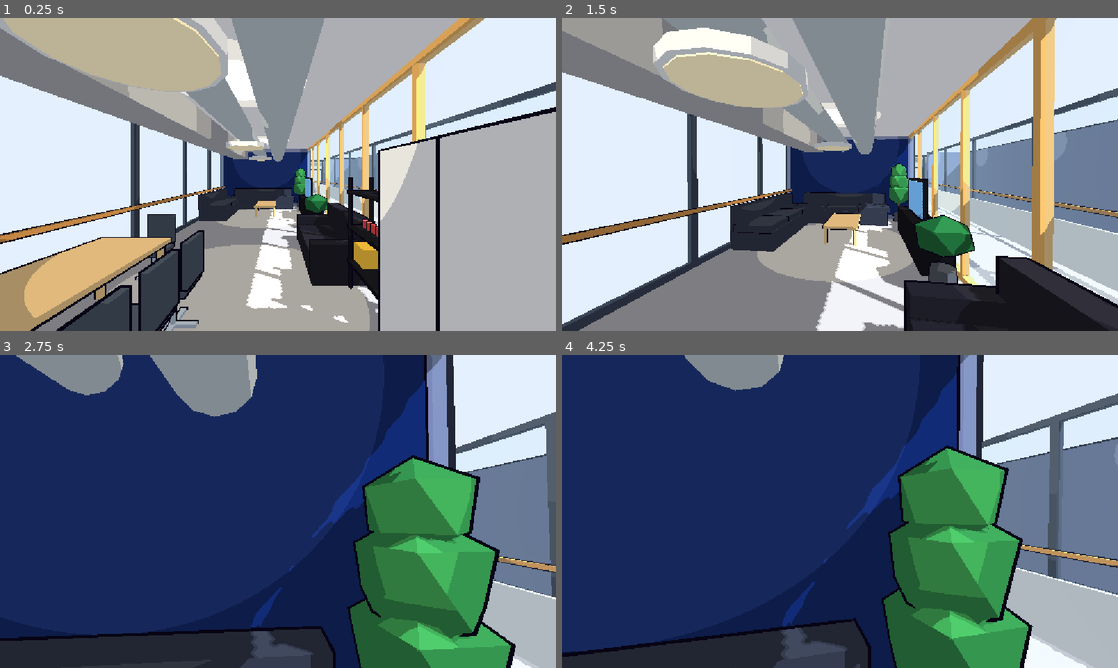
Above: before the commit, frames 1-4 (two rows, left to right).
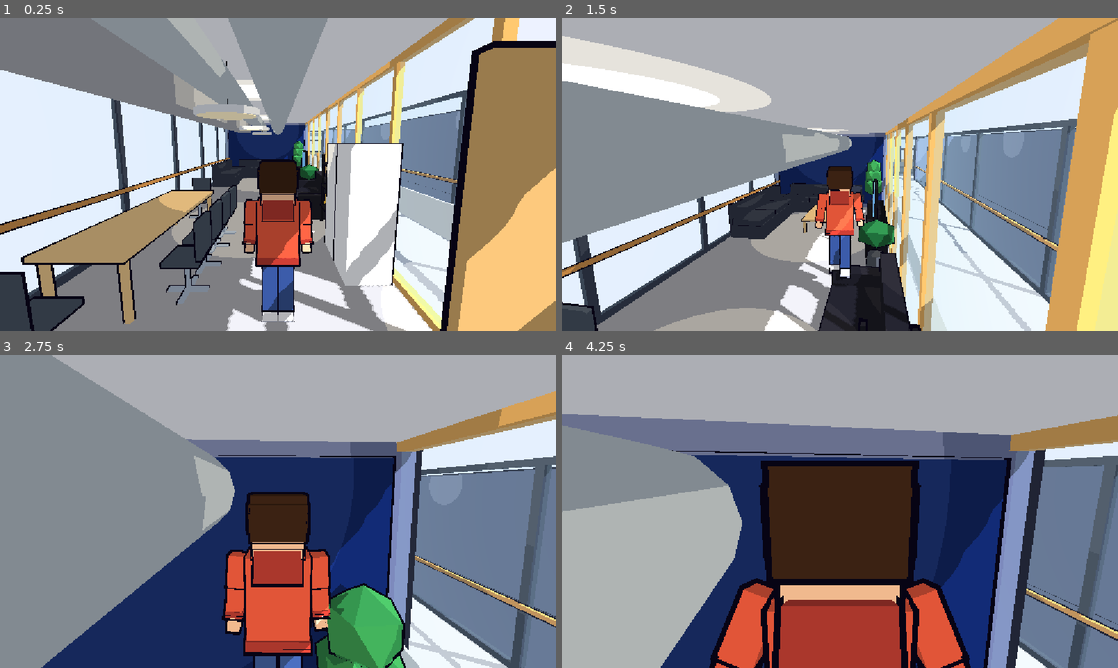
Above: after the commit, the same moments.

Repository: AJC0520/student_game
Game: Godot game, scene res://scenes/main.tscn
Two runs of this game, one before a commit and one after it. Both use one fixed random seed, a clock stepped at 60 frames per second and the inputs below.
Inputs (mouse positions are in pixels of both pictures, inside the frame that each line leads up to):
- Up to frame 1 (0.25 s): no input
- Up to frame 2 (1.5 s): tap Enter at 0.5 s; move the mouse to (867, 174) at 0.52 s; hold Shift (sprint) 0.53-1.28 s; hold W (move_forward) from 0.53 s (still down); tap Space (jump, bound only after the commit) at 0.77, 0.8, 1.07, 1.35 s; move the mouse to (812, 174) at 1.27 s
- Up to frame 3 (2.75 s): keep holding W (move_forward); tap Space (jump, bound only after the commit) at 1.52, 1.82, 2.3 s; tap Shift (sprint) at 1.55 s; move the mouse to (289, 505) at 2.02 s; hold Shift (sprint) from 2.03 s (still down)
- Up to frame 4 (4.25 s): keep holding W (move_forward); move the mouse to (834, 517) at 2.77 s; release Shift (sprint) at 2.78 s; tap Shift (sprint) at 2.85 s; tap Space (jump, bound only after the commit) at 3.02, 3.32, 3.6, 3.77, 4.07 s; move the mouse to (878, 514) at 3.52 s

The runs differ from the first frame. In frame 1, 72% of the frame differs, in the area x 0-100%, y 0-100%; in frame 2, 73%; in frame 3, 85%; in frame 4, 92%.

Commit message:
feat(player): add third-person controller with jump and character model
Replaces the first-person walker with an orbit camera on a spring arm, adds a Blender-built character model that turns toward the walking direction, a jump action on Space, and the toon material colors for the character.

Diff:
--- a/godot_project/assets/material_colors.json
+++ b/godot_project/assets/material_colors.json
@@ -164,6 +164,11 @@
   0.66,
   0.42
  ],
+ "Toon_Drawstring": [
+  0.95,
+  0.93,
+  0.88
+ ],
  "Toon_Duct": [
   0.7,
   0.74,
@@ -174,6 +179,11 @@
   0.62,
   0.32
  ],
+ "Toon_Eye": [
+  0.1,
+  0.1,
+  0.14
+ ],
  "Toon_FloorHall": [
   0.8,
   0.82,
@@ -219,11 +229,31 @@
   0.68,
   0.4
  ],
+ "Toon_Hair": [
+  0.24,
+  0.15,
+  0.1
+ ],
+ "Toon_Hoodie": [
+  0.9,
+  0.35,
+  0.25
+ ],
+ "Toon_HoodieDark": [
+  0.68,
+  0.23,
+  0.2
+ ],
  "Toon_Ink": [
   0.35,
   0.4,
   0.65
  ],
+ "Toon_Jeans": [
+  0.22,
+  0.32,
+  0.56
+ ],
  "Toon_Kettle": [
   0.75,
   0.78,
@@ -459,6 +489,16 @@
   0.85,
   0.9
  ],
+ "Toon_ShoeSole": [
+  0.6,
+  0.62,
+  0.7
+ ],
+ "Toon_ShoeWhite": [
+  0.95,
+  0.95,
+  0.97
+ ],
  "Toon_SignBar": [
   0.88,
   0.55,
@@ -474,6 +514,11 @@
   0.95,
   0.95
  ],
+ "Toon_Skin": [
+  0.96,
+  0.76,
+  0.62
+ ],
  "Toon_Snack": [
   0.95,
   0.75,
@@ -483,6 +528,11 @@
   0.2,
   0.22,
   0.28
+ ],
+ "Toon_TVGame": [
+  0.4,
+  0.65,
+  0.92
  ],
  "Toon_Tab": [
   0.8,
@@ -504,11 +554,6 @@
   0.62,
   0.62
  ],
- "Toon_TVGame": [
-  0.4,
-  0.65,
-  0.92
- ],
  "Toon_Wall": [
   0.42,
   0.46,
--- a/godot_project/project.godot
+++ b/godot_project/project.godot
@@ -24,31 +24,37 @@
 
 move_forward={
 "deadzone": 0.2,
-"events": [Object(InputEventKey,"resource_local_to_scene":fa …(211 unchanged characters)… "location":0,"echo":false,"script":null),
-Object(InputEventKey,"resource_local_to_ …(263 unchanged characters)…
+"events": [Object(InputEventKey,"resource_local_to_scene":fa …(211 unchanged characters)… "location":0,"echo":false,"script":null)
+, Object(InputEventKey,"resource_local_to_ …(263 unchanged characters)…
 ]
 }
 move_back={
 "deadzone": 0.2,
-"events": [Object(InputEventKey,"resource_local_to_scene":fa …(211 unchanged characters)… "location":0,"echo":false,"script":null),
-Object(InputEventKey,"resource_local_to_ …(263 unchanged characters)…
+"events": [Object(InputEventKey,"resource_local_to_scene":fa …(211 unchanged characters)… "location":0,"echo":false,"script":null)
+, Object(InputEventKey,"resource_local_to_ …(263 unchanged characters)…
 ]
 }
 move_left={
 "deadzone": 0.2,
-"events": [Object(InputEventKey,"resource_local_to_scene":fa …(210 unchanged characters)… "location":0,"echo":false,"script":null),
-Object(InputEventKey,"resource_local_to_ …(263 unchanged characters)…
+"events": [Object(InputEventKey,"resource_local_to_scene":fa …(210 unchanged characters)… "location":0,"echo":false,"script":null)
+, Object(InputEventKey,"resource_local_to_ …(263 unchanged characters)…
 ]
 }
 move_right={
 "deadzone": 0.2,
-"events": [Object(InputEventKey,"resource_local_to_scene":fa …(211 unchanged characters)… "location":0,"echo":false,"script":null),
-Object(InputEventKey,"resource_local_to_ …(263 unchanged characters)…
+"events": [Object(InputEventKey,"resource_local_to_scene":fa …(211 unchanged characters)… "location":0,"echo":false,"script":null)
+, Object(InputEventKey,"resource_local_to_ …(263 unchanged characters)…
 ]
 }
 sprint={
 "deadzone": 0.2,
 "events": [Object(InputEventKey,"resource_local_to_scene":false,"resource_name":"","device":-1,"window_id":0,"alt_press …(195 unchanged characters)…
+]
+}
+
+jump={
+"deadzone": 0.2,
+"events": [Object(InputEventKey,"resource_local_to_scene":false,"resource_name":"","device":-1,"window_id":0,"alt_pressed":false,"shift_pressed":false,"ctrl_pressed":false,"meta_pressed":false,"pressed":false,"keycode":0,"physical_keycode":32,"key_label":0,"unicode":32,"location":0,"echo":false,"script":null)
 ]
 }
 
--- a/godot_project/scenes/player.tscn
+++ b/godot_project/scenes/player.tscn
@@ -1,10 +1,15 @@
-[gd_scene load_steps=3 format=3]
+[gd_scene load_steps=6 format=3]
 
 [ext_resource type="Script" path="res://scripts/player.gd" id="1_player"]
+[ext_resource type="PackedScene" path="res://assets/player.glb" id="2_model"]
+[ext_resource type="Script" path="res://scripts/player_model.gd" id="3_modelgd"]
 
 [sub_resource type="CapsuleShape3D" id="CapsuleShape3D_body"]
-radius = 0.3
+radius = 0.25
 height = 1.8
+
+[sub_resource type="SphereShape3D" id="SphereShape3D_cam"]
+radius = 0.2
 
 [node name="Player" type="CharacterBody3D" groups=["player"]]
 collision_layer = 2
@@ -15,7 +20,17 @@
 position = Vector3(0, 0.9, 0)
 shape = SubResource("CapsuleShape3D_body")
 
-[node name="Camera3D" type="Camera3D" parent="."]
-position = Vector3(0, 1.65, 0)
+[node name="Model" parent="." instance=ExtResource("2_model")]
+script = ExtResource("3_modelgd")
+
+[node name="CameraPivot" type="Node3D" parent="."]
+position = Vector3(0, 1.55, 0)
+
+[node name="SpringArm3D" type="SpringArm3D" parent="CameraPivot"]
+shape = SubResource("SphereShape3D_cam")
+spring_length = 3.4
+margin = 0.1
+
+[node name="Camera3D" type="Camera3D" parent="CameraPivot/SpringArm3D"]
 current = true
-fov = 75.0
+fov = 70.0
--- a/godot_project/scripts/material_colors.gd
+++ b/godot_project/scripts/material_colors.gd
@@ -34,8 +34,10 @@
 	"Toon_DoorGlass": Color(0.16, 0.18, 0.22),
 	"Toon_DoorHandle": Color(0.8, 0.82, 0.88),
 	"Toon_DoorWood": Color(0.82, 0.66, 0.42),
+	"Toon_Drawstring": Color(0.95, 0.93, 0.88),
 	"Toon_Duct": Color(0.7, 0.74, 0.78),
 	"Toon_ExitGreen": Color(0.1, 0.62, 0.32),
+	"Toon_Eye": Color(0.1, 0.1, 0.14),
 	"Toon_FloorHall": Color(0.8, 0.82, 0.9),
 	"Toon_FloorLino": Color(0.68, 0.68, 0.7),
 	"Toon_FloorPolished": Color(0.36, 0.38, 0.43),
@@ -45,7 +47,11 @@
 	"Toon_GlassDot": Color(0.95, 0.95, 0.95),
 	"Toon_GlassFrame": Color(0.22, 0.25, 0.32),
 	"Toon_Green": Color(0.3, 0.68, 0.4),
+	"Toon_Hair": Color(0.24, 0.15, 0.1),
+	"Toon_Hoodie": Color(0.9, 0.35, 0.25),
+	"Toon_HoodieDark": Color(0.68, 0.23, 0.2),
 	"Toon_Ink": Color(0.35, 0.4, 0.65),
+	"Toon_Jeans": Color(0.22, 0.32, 0.56),
 	"Toon_Kettle": Color(0.75, 0.78, 0.82),
 	"Toon_Key": Color(0.96, 0.94, 0.88),
 	"Toon_KitchenBlue": Color(0.12, 0.2, 0.42),
@@ -93,9 +99,12 @@
 	"Toon_RailWood": Color(0.78, 0.55, 0.3),
 	"Toon_Red": Color(0.88, 0.25, 0.25),
 	"Toon_Screen": Color(0.45, 0.85, 0.9),
+	"Toon_ShoeSole": Color(0.6, 0.62, 0.7),
+	"Toon_ShoeWhite": Color(0.95, 0.95, 0.97),
 	"Toon_SignBar": Color(0.88, 0.55, 0.3),
 	"Toon_SignGrey": Color(0.2, 0.22, 0.27),
 	"Toon_SignWhite": Color(0.95, 0.95, 0.95),
+	"Toon_Skin": Color(0.96, 0.76, 0.62),
 	"Toon_Snack": Color(0.95, 0.75, 0.25),
 	"Toon_SofaDark": Color(0.2, 0.22, 0.28),
 	"Toon_TVGame": Color(0.4, 0.65, 0.92),
--- a/godot_project/scripts/player.gd
+++ b/godot_project/scripts/player.gd
@@ -1,19 +1,26 @@
 extends CharacterBody3D
-## First-person walker.
-## Move: WASD / arrow keys (input actions move_*), run: Shift (sprint), look: mouse, Esc frees the mouse.
-## Collision shape and camera live in scenes/player.tscn so they can be tuned in the editor.
+## Third-person walker.
+## Move: WASD / arrow keys (input actions move_*, relative to the camera), run: Shift (sprint), jump: Space,
+## orbit camera: mouse, Esc frees the mouse.
+## Collision shape, camera rig and character model live in scenes/player.tscn so they can be tuned in the editor.
 
 @export var walk_speed: float = 3.5
 @export var run_speed: float = 6.0
+@export var jump_velocity: float = 4.6      # ~1 m jump height
+@export var turn_speed: float = 12.0        # how quickly the character turns towards the walking direction
 @export var mouse_sensitivity: float = 0.0025
+@export var min_pitch: float = deg_to_rad(-65.0)   # camera looking down on the player
+@export var max_pitch: float = deg_to_rad(30.0)    # camera dipping below head height
 
 ## Set true to freeze walking (cutscenes etc.); looking around still works.
 var locked: bool = false
 
-var _pitch: float = 0.0
+var _yaw: float = 0.0
+var _pitch: float = deg_to_rad(-8.0)
 var _gravity: float = ProjectSettings.get_setting("physics/3d/default_gravity")
 
-@onready var _cam: Camera3D = $Camera3D
+@onready var _cam_pivot: Node3D = $CameraPivot
+@onready var _model: Node3D = $Model
 
 ## Fallback if the input map in project.godot has no entries (e.g. the editor overwrote it).
 const _DEFAULT_ACTIONS := {
@@ -22,20 +29,27 @@
 	"move_left": [KEY_A, KEY_LEFT],
 	"move_right": [KEY_D, KEY_RIGHT],
 	"sprint": [KEY_SHIFT],
+	"jump": [KEY_SPACE],
 }
 
 
 func _ready() -> void:
 	_ensure_input_actions()
+	# The node's placed rotation (see main.tscn) is the initial facing; the body itself never rotates,
+	# only the model and the camera rig do.
+	_yaw = rotation.y
+	rotation = Vector3.ZERO
+	_model.rotation.y = _yaw
+	_apply_camera()
 	Input.mouse_mode = Input.MOUSE_MODE_CAPTURED
 
 
 func _unhandled_input(event: InputEvent) -> void:
 	if event is InputEventMouseMotion and Input.mouse_mode == Input.MOUSE_MODE_CAPTURED:
 		var motion := event as InputEventMouseMotion
-		rotate_y(-motion.relative.x * mouse_sensitivity)
-		_pitch = clampf(_pitch - motion.relative.y * mouse_sensitivity, deg_to_rad(-85.0), deg_to_rad(85.0))
-		_cam.rotation.x = _pitch
+		_yaw = wrapf(_yaw - motion.relative.x * mouse_sensitivity, -PI, PI)
+		_pitch = clampf(_pitch - motion.relative.y * mouse_sensitivity, min_pitch, max_pitch)
+		_apply_camera()
 	elif event is InputEventKey and event.is_pressed() and (event as InputEventKey).keycode == KEY_ESCAPE:
 		Input.mouse_mode = Input.MOUSE_MODE_VISIBLE
 	elif event is InputEventMouseButton and event.is_pressed():
@@ -46,7 +60,7 @@
 	var input_dir := Vector2.ZERO
 	if not locked:
 		input_dir = Input.get_vector("move_left", "move_right", "move_forward", "move_back")
-	var direction := (transform.basis * Vector3(input_dir.x, 0.0, input_dir.y)).normalized()
+	var direction := (Basis(Vector3.UP, _yaw) * Vector3(input_dir.x, 0.0, input_dir.y)).normalized()
 	var speed := run_speed if Input.is_action_pressed("sprint") else walk_speed
 	velocity.x = direction.x * speed
 	velocity.z = direction.z * speed
@@ -54,7 +68,18 @@
 		velocity.y -= _gravity * delta
 	else:
 		velocity.y = 0.0
+		if not locked and Input.is_action_just_pressed("jump"):
+			velocity.y = jump_velocity
 	move_and_slide()
+
+	if direction != Vector3.ZERO:
+		var target_yaw := atan2(-direction.x, -direction.z)   # model faces -Z at rotation 0
+		_model.rotation.y = lerp_angle(_model.rotation.y, target_yaw, clampf(delta * turn_speed, 0.0, 1.0))
+	_model.call("update_pose", delta, Vector2(velocity.x, velocity.z).length(), run_speed, is_on_floor(), velocity.y)
+
+
+func _apply_camera() -> void:
+	_cam_pivot.rotation = Vector3(_pitch, _yaw, 0.0)
 
 
 static func _ensure_input_actions() -> void:
--- /dev/null
+++ b/godot_project/scripts/player_model.gd
@@ -0,0 +1,120 @@
+extends Node3D
+## The student character (assets/player.glb). Re-skins the glb with the toon / outline shaders like level.gd does
+## and animates the rigid body parts (Pv_* pivots) procedurally: idle breathing, walk and run cycle.
+## player.gd calls update_pose() every physics frame.
+
+const TOON := preload("res://shaders/toon.gdshader")
+const OUTLINE := preload("res://shaders/outline.gdshader")
+const MC := preload("res://scripts/material_colors.gd")
+
+@export var stride_rate: float = 1.9          # cycle speed per m/s of movement
+@export var leg_swing: float = 0.75           # radians at full run speed
+@export var arm_swing: float = 0.6
+@export var lean: float = 0.12                # forward lean of the torso at full run speed
+
+var _phase: float = 0.0
+var _amount: float = 0.0   # smoothed 0..1 "how much are we moving"
+var _idle_t: float = 0.0
+var _air: float = 0.0      # smoothed 0..1 "are we airborne"
+var _land: float = 0.0     # 1 right after landing, decays to 0
+var _toon_cache: Dictionary = {}
+var _outline_mat: ShaderMaterial
+
+@onready var _hips: Node3D = find_child("Pv_Hips", true, false)
+@onready var _torso: Node3D = find_child("P_Torso", true, false)
+@onready var _head: Node3D = find_child("Pv_Head", true, false)
+@onready var _arm_l: Node3D = find_child("Pv_ArmL", true, false)
+@onready var _arm_r: Node3D = find_child("Pv_ArmR", true, false)
+@onready var _leg_l: Node3D = find_child("Pv_LegL", true, false)
+@onready var _leg_r: Node3D = find_child("Pv_LegR", true, false)
+@onready var _hips_y: float = _hips.position.y
+
+
+func _ready() -> void:
+	_outline_mat = ShaderMaterial.new()
+	_outline_mat.shader = OUTLINE
+	_skin(self)
+
+
+## speed: horizontal speed in m/s, run_speed: speed that counts as "full" movement.
+func update_pose(delta: float, speed: float, run_speed: float, on_floor: bool, vertical_speed: float = 0.0) -> void:
+	var target := clampf(speed / run_speed, 0.0, 1.0) if on_floor else _amount
+	_amount = lerpf(_amount, target, clampf(delta * 12.0, 0.0, 1.0))
+	_idle_t += delta
+	var was_air := _air > 0.5
+	_air = lerpf(_air, 0.0 if on_floor else 1.0, clampf(delta * 14.0, 0.0, 1.0))
+	if on_floor:
+		_phase += delta * speed * stride_rate    # the cycle freezes in the air so the leap starts from the stride
+		if was_air and _air <= 0.5:
+			_land = 1.0
+	_land = maxf(_land - delta * 5.0, 0.0)
+
+	var ground := 1.0 - _air
+	var s := sin(_phase)
+	var swing := _amount * ground                # ground walk/run weight
+	var rise := clampf(vertical_speed / 4.6, -1.0, 1.0)   # +1 going up, -1 falling
+	var moving := _amount                         # how much we were moving when we left the ground
+
+	# walk / run cycle
+	var leg_r := s * leg_swing * swing
+	var leg_l := -leg_r
+	var arm_r := -s * arm_swing * swing
+	var arm_l := -arm_r
+	var spread := 0.05 + 0.1 * swing
+
+	# airborne: a leap when moving (one leg reaching forward, the other trailing, arms counter-swinging),
+	# a small hop with the arms slightly out when standing
+	if _air > 0.001:
+		var lead := 1.0 if s >= 0.0 else -1.0     # the leg that was forward at take-off keeps leading
+		leg_r = lerpf(leg_r, lead * 0.6 * moving - 0.1 * rise * (1.0 - moving), _air)
+		leg_l = lerpf(leg_l, -lead * 0.45 * moving - 0.1 * rise * (1.0 - moving), _air)
+		arm_r = lerpf(arm_r, -lead * 0.7 * moving - 0.3 * (1.0 - moving), _air)
+		arm_l = lerpf(arm_l, lead * 0.7 * moving - 0.3 * (1.0 - moving), _air)
+		spread = lerpf(spread, 0.2 + 0.15 * (1.0 - moving), _air)
+	_leg_r.rotation.x = leg_r
+	_leg_l.rotation.x = leg_l
+	_arm_r.rotation.x = arm_r
+	_arm_l.rotation.x = arm_l
+	_arm_r.rotation.z = spread
+	_arm_l.rotation.z = -spread
+
+	# --- body ---
+	var bob := absf(cos(_phase)) * 0.04 * swing
+	var breathe := sin(_idle_t * 2.0) * 0.006 * (1.0 - _amount) * ground
+	var crouch := _land * 0.07                    # little squash when landing
+	_hips.position.y = _hips_y - 0.02 * swing + bob + breathe - crouch
+	_torso.rotation.x = -lean * (swing + 0.6 * moving * _air) + 0.05 * _land
+	_torso.rotation.y = s * 0.1 * swing
+	_head.rotation.x = lean * (swing + 0.6 * moving * _air) * 0.7
+	_head.rotation.y = -s * 0.06 * swing
+
+
+func _skin(node: Node) -> void:
+	if node is MeshInstance3D:
+		var mi := node as MeshInstance3D
+		if mi.mesh:
+			mi.cast_shadow = GeometryInstance3D.SHADOW_CASTING_SETTING_ON
+			for i in mi.mesh.get_surface_count():
+				var src: Material = mi.mesh.surface_get_material(i)
+				var key := src.resource_name.rstrip("0123456789.") if src else ""
+				if key == "Toon_Outline":
+					mi.set_surface_override_material(i, _outline_mat)
+				else:
+					mi.set_surface_override_material(i, _toon_for(key, src))
+	for child in node.get_children():
+		_skin(child)
+
+
+func _toon_for(key: String, src: Material) -> ShaderMaterial:
+	if _toon_cache.has(key):
+		return _toon_cache[key]
+	var m := ShaderMaterial.new()
+	m.shader = TOON
+	var col := Color(0.8, 0.8, 0.85)
+	if MC.COLORS.has(key):
+		col = MC.COLORS[key]
+	elif src is BaseMaterial3D:
+		col = (src as BaseMaterial3D).albedo_color
+	m.set_shader_parameter("albedo", col)
+	_toon_cache[key] = m
+	return m
Binary file added: godot_project/assets/player.glb
Not shown, added: godot_project/assets/player.glb.import
Not shown, added: godot_project/scripts/player_model.gd.uid
Not shown, added: blender_assets/build_scripts/player.py
Not shown, added: blender_assets/player_preview_back.png
Not shown, added: blender_assets/player_preview_front.png
Not shown, added: blender_assets/player_preview_threequarter.png
